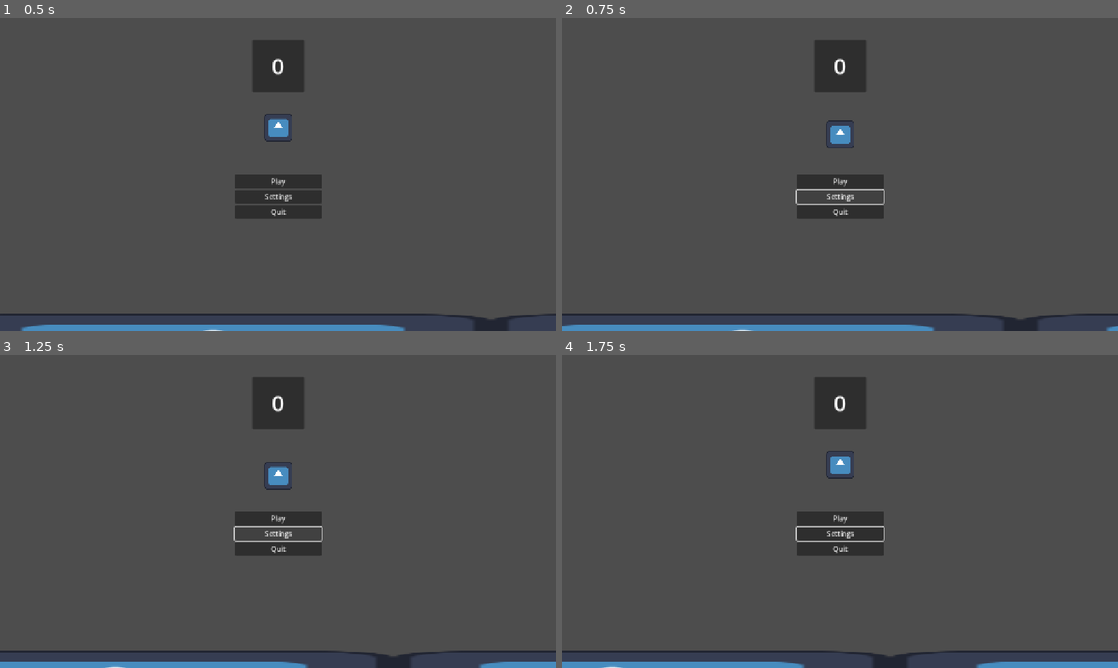
Above: before the commit, frames 1-4 (two rows, left to right).
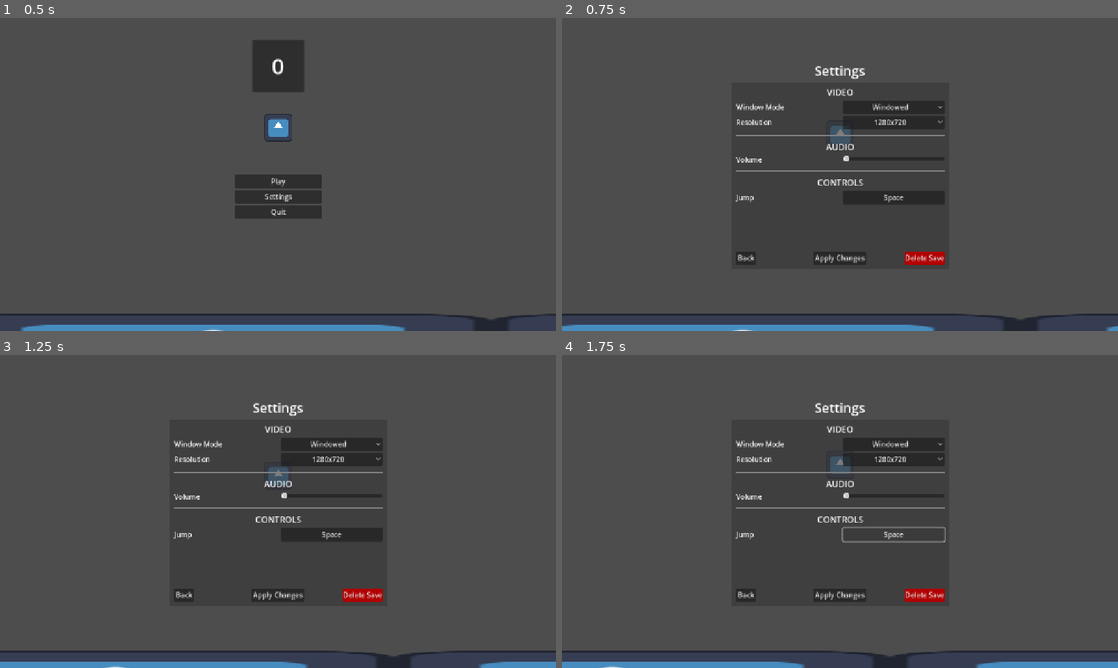
Above: after the commit, the same moments.

Repository: PerroBetto/FlappyLearn-Flappy-bird-clone-to-learn-GODOT-
Game: Godot game, scene res://Scenes/menu.tscn
Same seed, same stepped clock (60 frames per second), same inputs: the game is played once before the commit and once after it. The engine's default icon, where the game draws it, is replaced by a stand-in: a white triangle on a blue panel in a dark square.
Inputs (mouse positions are in pixels of both pictures, inside the frame that each line leads up to):
- Up to frame 1 (0.5 s): no input
- Up to frame 2 (0.75 s): click "Settings" at 0.5 s
- Up to frame 3 (1.25 s): no input
- Up to frame 4 (1.75 s): click (895, 533) at 1.25 s, where only the run after the commit has a clickable "Space"

Frame 1 is identical in both runs. In frame 2, 5.6% of the frame differs, in the area x 31-69%, y 7-79%; in frame 3, 5.6%; in frame 4, 5.0%.

Commit message:
Reverted class Save_Settings change as it ended up breaking the game. Added open close functionality to Settings scene in main menu and levels. This settings menu is very clunky, the implementation of the menu into the other scenes is shoddy at best, I do not like it but I would like to get the game done lol

Diff:
--- a/Scenes/UI/settings.tscn
+++ b/Scenes/UI/settings.tscn
@@ -1,9 +1,18 @@
-[gd_scene load_steps=3 format=3 uid="uid://cn1t6f2qp83dp"]
+[gd_scene load_steps=5 format=3 uid="uid://cn1t6f2qp83dp"]
+
+[ext_resource type="Script" uid="uid://cd6tqfu8cdxay" path="res://Scripts/UI/settings.gd" id="1_owiy1"]
 
 [sub_resource type="StyleBoxFlat" id="StyleBoxFlat_8b3at"]
 bg_color = Color(0.215686, 0.215686, 0.215686, 0.65098)
 
 [sub_resource type="StyleBoxEmpty" id="StyleBoxEmpty_8b3at"]
+
+[sub_resource type="StyleBoxFlat" id="StyleBoxFlat_owiy1"]
+bg_color = Color(0.699193, 1.60396e-05, 8.66354e-06, 1)
+corner_radius_top_left = 3
+corner_radius_top_right = 3
+corner_radius_bottom_right = 3
+corner_radius_bottom_left = 3
 
 [node name="Settings" type="Control"]
 layout_mode = 3
@@ -12,6 +21,7 @@
 anchor_bottom = 1.0
 grow_horizontal = 2
 grow_vertical = 2
+script = ExtResource("1_owiy1")
 
 [node name="VBoxContainer" type="VBoxContainer" parent="."]
 layout_mode = 1
@@ -158,10 +168,21 @@
 
 [node name="Back" type="Button" parent="VBoxContainer/PanelContainer/MarginContainer/VBoxContainer/HBoxContainer"]
 layout_mode = 2
+size_flags_horizontal = 2
 text = "Back
 "
+
+[node name="Apply" type="Button" parent="VBoxContainer/PanelContainer/MarginContainer/VBoxContainer/HBoxContainer"]
+layout_mode = 2
+size_flags_horizontal = 6
+text = "Apply Changes"
 
 [node name="ResetSave" type="Button" parent="VBoxContainer/PanelContainer/MarginContainer/VBoxContainer/HBoxContainer"]
 layout_mode = 2
 size_flags_horizontal = 10
+theme_override_styles/hover = SubResource("StyleBoxFlat_owiy1")
+theme_override_styles/pressed = SubResource("StyleBoxFlat_owiy1")
+theme_override_styles/normal = SubResource("StyleBoxFlat_owiy1")
 text = "Delete Save"
+
+[connection signal="pressed" from="VBoxContainer/PanelContainer/MarginContainer/VBoxContainer/HBoxContainer/Back" to="." method="_on_back_pressed"]
--- a/Scenes/level.tscn
+++ b/Scenes/level.tscn
@@ -56,4 +56,5 @@
 
 [connection signal="timeout" from="wallTimer" to="." method="_on_wall_timer_timeout"]
 [connection signal="pressed" from="PauseMenu/VBoxContainer/startOver" to="PauseMenu" method="_on_retry_pressed"]
+[connection signal="pressed" from="PauseMenu/VBoxContainer/Settings" to="PauseMenu" method="_on_settings_pressed"]
 [connection signal="pressed" from="PauseMenu/VBoxContainer/quitToMenu" to="PauseMenu" method="_on_menu_pressed"]
--- a/Scenes/menu.tscn
+++ b/Scenes/menu.tscn
@@ -29,7 +29,7 @@
 size_flags_horizontal = 4
 script = ExtResource("3_wwsa2")
 
-[node name="VBoxContainer" type="VBoxContainer" parent="MenuOptions"]
+[node name="mainMenu" type="VBoxContainer" parent="MenuOptions"]
 layout_mode = 1
 anchors_preset = 8
 anchor_left = 0.5
@@ -42,19 +42,19 @@
 grow_horizontal = 2
 grow_vertical = 2
 
-[node name="Play" type="Button" parent="MenuOptions/VBoxContainer"]
+[node name="Play" type="Button" parent="MenuOptions/mainMenu"]
 layout_mode = 2
 text = "Play"
 
-[node name="Settings" type="Button" parent="MenuOptions/VBoxContainer"]
+[node name="Settings" type="Button" parent="MenuOptions/mainMenu"]
 layout_mode = 2
 text = "Settings
 "
 
-[node name="Quit" type="Button" parent="MenuOptions/VBoxContainer"]
+[node name="Quit" type="Button" parent="MenuOptions/mainMenu"]
 layout_mode = 2
 text = "Quit"
 
-[connection signal="pressed" from="MenuOptions/VBoxContainer/Play" to="MenuOptions" method="_on_play_pressed"]
-[connection signal="pressed" from="MenuOptions/VBoxContainer/Settings" to="MenuOptions" method="_on_settings_pressed"]
-[connection signal="pressed" from="MenuOptions/VBoxContainer/Quit" to="MenuOptions" method="_on_quit_pressed"]
+[connection signal="pressed" from="MenuOptions/mainMenu/Play" to="MenuOptions" method="_on_play_pressed"]
+[connection signal="pressed" from="MenuOptions/mainMenu/Settings" to="MenuOptions" method="_on_settings_pressed"]
+[connection signal="pressed" from="MenuOptions/mainMenu/Quit" to="MenuOptions" method="_on_quit_pressed"]
--- a/Scripts/UI/menu_options.gd
+++ b/Scripts/UI/menu_options.gd
@@ -1,4 +1,10 @@
 extends Control
+signal menuTransish
+
+var settingsBoxPreload : PackedScene = preload("res://Scenes/UI/settings.tscn")
+var settingsBox : Control;
+
+@onready var mainMenu : VBoxContainer = $mainMenu
 
 enum Menus
 {
@@ -7,7 +13,6 @@
 }
 
 var currMenu : Menus
-var lastMenu : Menus
 
 func _ready() -> void:
 	currMenu = Menus.MAIN
@@ -15,16 +20,33 @@
 func _on_play_pressed() -> void:
 	get_tree().change_scene_to_file("res://Scenes/level.tscn")
 
+func _on_settings_pressed() -> void:
+	currMenu = Menus.SETTINGS
 
+	settingsBox = settingsBoxPreload.instantiate()
+	add_child(settingsBox)
+	settingsBox.back.connect(_close_settings)
 
-func _on_settings_pressed() -> void:
-	lastMenu = currMenu
-	currMenu = Menus.SETTINGS
 	_menu_transition()
 
 func _menu_transition() -> void:
-	pass
+	menuTransish.emit()
+	if(currMenu == Menus.SETTINGS):
+		mainMenu.hide()
+	elif(currMenu == Menus.MAIN):
+		mainMenu.show()
 
 
 func _on_quit_pressed() -> void:
 	get_tree().quit()
+
+func _close_settings():
+	settingsBox.back.disconnect(_close_settings)
+	settingsBox.queue_free()
+	settingsBox = null
+	currMenu = Menus.MAIN
+
+	_menu_transition()
+
+func get_current_menu() -> Menus:
+	return currMenu
--- a/Scripts/UI/pause_menu.gd
+++ b/Scripts/UI/pause_menu.gd
@@ -1,24 +1,40 @@
 extends Control
+
+var settingsBoxPreload : PackedScene = preload("res://Scenes/UI/settings.tscn")
+var settingsBox : Control;
 
 @onready var retryButton : Button = $VBoxContainer/startOver
 @onready var menuButton : Button = $VBoxContainer/quitToMenu
+@onready var settingsButton : Button = $VBoxContainer/Settings
+@onready var menu : VBoxContainer = $VBoxContainer
 
 var gameStatus : bool = true #true if player is alive, false if dead
 var isDisabled : bool = true
 
+
+enum Menus
+{
+	MAIN,
+	SETTINGS
+}
+
+var currMenu : Menus
+
 func _ready():
+	currMenu = Menus.MAIN
 	_visibilityProcess()
 
 func _process(_delta):
 	_visibilityProcess()
 
-	if(Globals.Paused || !(gameStatus)):
+	if(Globals.Paused || !(gameStatus) || currMenu == Menus.SETTINGS):
 		isDisabled = false
 	else:
 		isDisabled = true
 
 	retryButton.disabled = isDisabled
 	menuButton.disabled = isDisabled
+	settingsButton.disabled = isDisabled
 
 
 
@@ -40,8 +56,23 @@
 	else:
 		alpha = 0
 
-	self.modulate = Color(1, 1, 1, alpha)
-	pass
+	if(currMenu == Menus.SETTINGS):
+		alpha = 0
+
+	menu.modulate = Color(1, 1, 1, alpha)
 
 func setGameStatus(status : bool) -> void:
 	gameStatus = status
+
+func _on_settings_pressed():
+	currMenu = Menus.SETTINGS
+
+	settingsBox = settingsBoxPreload.instantiate()
+	add_child(settingsBox)
+	settingsBox.back.connect(_close_settings)
+
+func _close_settings():
+	settingsBox.back.disconnect(_close_settings)
+	settingsBox.queue_free()
+	settingsBox = null
+	currMenu = Menus.MAIN
--- /dev/null
+++ b/Scripts/UI/settings.gd
@@ -0,0 +1,16 @@
+extends Control
+signal back
+
+var PATH : String = "user://flappy.settings"
+
+var WinMode : Window.Mode;
+var Resolution : Vector2i;
+var Volume : float;
+
+func _ready():
+	var values = Globals.load_settings()
+	print(values)
+	pass
+
+func _on_back_pressed():
+	back.emit()
--- a/Scripts/globals.gd
+++ b/Scripts/globals.gd
@@ -53,5 +53,6 @@
 
 	settingsFile.close()
 
-func load_settings():
-	pass
+func load_settings() -> Array:
+	var array = [1,2,3]
+	return array
--- a/Scripts/levelControl.gd
+++ b/Scripts/levelControl.gd
@@ -1,4 +1,4 @@
-extends Save_Settings
+extends Node
 
 var dead_bird = preload("res://Scenes/bird/dead_bird.tscn")
 
@@ -32,7 +32,6 @@
 		Score+=1
 		if(ScoreBoard.has_method("process_point")):
 			ScoreBoard.process_point(Score)
-		print(Score)
 
 #calls all endgame functions for all entities
 func endGame():
@@ -43,7 +42,7 @@
 	birdBody.position = BIRD.position
 	BIRD.queue_free()
 	call_deferred("add_child", birdBody)
-	if(High_Score == null || High_Score < Score):
+	if(Globals.High_Score == null || Globals.High_Score < Score):
 		setHighScore()
 
 #called whenever the timer for creating a wall ends.
@@ -56,8 +55,8 @@
 		wallTimer.start(time)
 
 func setHighScore():
-	_save_score(Score)
+	Globals._save_score(Score)
 
 func pause_play():
-	Paused = !Paused
-	wallTimer.paused = Paused
+	Globals.Paused = !Globals.Paused
+	wallTimer.paused = Globals.Paused
--- a/Scripts/mainMenu.gd
+++ b/Scripts/mainMenu.gd
@@ -1,31 +1,24 @@
-extends Save_Settings
+extends Node
 
 @onready var scoreBoard : Control = $ScoreBoardUI
+@onready var menu : Control = $MenuOptions
 @onready var bird : CharacterBody2D = $bird
 
 var _windowSize : Vector2i
 
 # Called when the node enters the scene tree for the first time.
 func _ready():
-	_load_data()
-	save_settings()
-	scoreBoard.call("process_point", High_Score)
+	Globals._load_data()
+	Globals.load_settings()
+	scoreBoard.call("process_point", Globals.High_Score)
+	menu.menuTransish.connect(score_transition)
 
 	_windowSize = self.get_window().size
 	bird.call("set_title_min_height", 720/2.5)
 	bird.position = Vector2(1280/2.0, 720/2.5)
 
-
-
-# Called every frame. 'delta' is the elapsed time since the previous frame.
-func _process(_delta):
-	# if(Input.is_action_just_pressed("ui_up")):
-	# 	get_viewport().size = Vector2i(get_viewport().size.x + 16, get_viewport().size.y + 9)
-	# if(Input.is_action_just_pressed("ui_down")):
-	# 	get_viewport().size = Vector2i(get_viewport().size.x - 16, get_viewport().size.y - 9)
-
-	# if(Input.is_action_just_pressed("ui_accept")):
-	# 	get_window().mode = Window.MODE_EXCLUSIVE_FULLSCREEN
-	# 	get_viewport().size = Vector2i(1920, 1080)
-	# print(get_viewport().size)
-	pass
+func score_transition():
+	if(menu.call("get_current_menu") == menu.Menus.SETTINGS):
+		scoreBoard.hide()
+	elif(menu.call("get_current_menu") == menu.Menus.MAIN):
+		scoreBoard.show()
Not shown, added: Scripts/UI/settings.gd.uid
